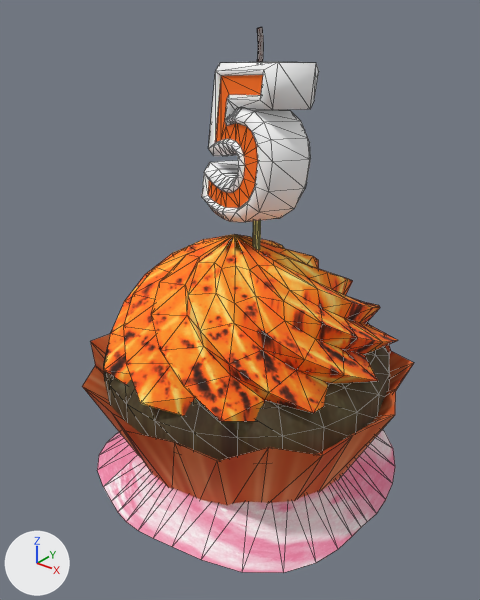
A saved change to the FBX model Holding-Pen/Flag-Spawner-25.FBX.
Rendered twice from a 50 mm camera at (0.3, -0.384, 0.394) aimed at (0.0, -0.009, 0.162). Lighting does not change. The marker at lower left points along +X, +Y and +Z. Mesh edges are drawn as thin lines. Where no turn or scale is listed for an object, it has been applied to the vertices. Vertices at the same position are counted once.

The first picture shows 'Flag-Spawner-25'.
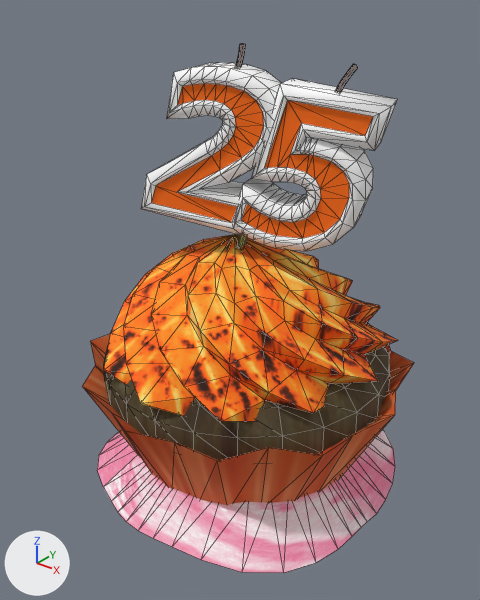
Where the change shows, as pixel boxes (x1, y1, x2, y2) in the pictures (480 x 600 px; the box of a moved part takes in the faces that stretch with it):
'Flag-Spawner-25', reshaped
    before: (82, 27, 414, 573)
    after: (82, 44, 414, 573)
part 1 of me_mesh, added
    after: (231, 78, 398, 251)
part 2 of me_mesh, added
    after: (236, 44, 246, 67)
part 3 of me_mesh, added
    after: (336, 64, 358, 92)
part 4 of me_mesh, added
    after: (237, 235, 247, 247)
part 5 of me_mesh, deleted
    before: (257, 27, 263, 62)
part 6 of me_mesh, moved or reshaped
    before: (202, 62, 319, 250)
    after: (145, 80, 267, 229)
part 7 of me_mesh, surface changed
    before: (206, 62, 311, 222)
    after: (141, 62, 281, 235)

The change, as a diff of the scene's bpy script:
```diff
--- a/Holding-Pen/Flag-Spawner-25.FBX.py
+++ b/Holding-Pen/Flag-Spawner-25.FBX.py
@@ me_mesh @@
 # used by ob_flag_spawner_25; location = (0.0, 0.0, 0.0)
-me_mesh.from_pydata(...)  # 727 vertices, 1280 faces; spans x -0.138..0.138, y -0.138..0.138, z -0.007..0.363
+me_mesh.from_pydata(...)  # 953 vertices, 1724 faces; spans x -0.138..0.138, y -0.138..0.138, z -0.007..0.353
+# me_mesh part 1: the loose piece of 228 vertices spanning x -0.048..0.049, y -0.026..0.043, z 0.223..0.346 is copied, and the copy is multiplied about its middle by the matrix ((0.751, -0.613, 0.246), (0.628, 0.778, 0.022), (-0.205, 0.138, 0.969)), then moved by (0.046, 0.004, -0.013); it spans x -0.012..0.103, y -0.026..0.051, z 0.214..0.331
+# me_mesh part 2: a new loose piece of 40 vertices spanning x -0.01..-0.001, y -0.01..0.0, z 0.329..0.353, in mat_flag_spawner_5_mat (picture img_flag_spawner_5_png)
+# me_mesh part 3: a new loose piece of 40 vertices spanning x 0.059..0.073, y 0.016..0.025, z 0.32..0.343, in mat_flag_spawner_5_mat (picture img_flag_spawner_5_png)
+# me_mesh part 4: a new loose piece of 16 vertices spanning x -0.011..0.009, y -0.012..0.001, z 0.18..0.239, in mat_flag_spawner_5_mat (picture img_flag_spawner_5_png)
+# me_mesh part 5: the loose piece of 40 vertices spanning x -0.007..-0.001, y 0.016..0.023, z 0.337..0.363 is deleted
+# me_mesh part 6: 99 vertices moved from x -0.048..0.049, y -0.026..0.04, z 0.223..0.346 to x -0.079..0.034, y -0.05..0.026, z 0.221..0.34; 145 vertices removed from x -0.044..0.047, y -0.022..0.043, z 0.18..0.343; 87 vertices added at x -0.07..0.025, y -0.045..0.022, z 0.231..0.334
+# me_mesh part 7: 128 kept faces spanning x -0.079..0.034, y -0.05..0.026, z 0.221..0.34 get new texture (UV) coordinates
 me_mesh.materials.append(mat_flag_spawner_5_mat)
```
